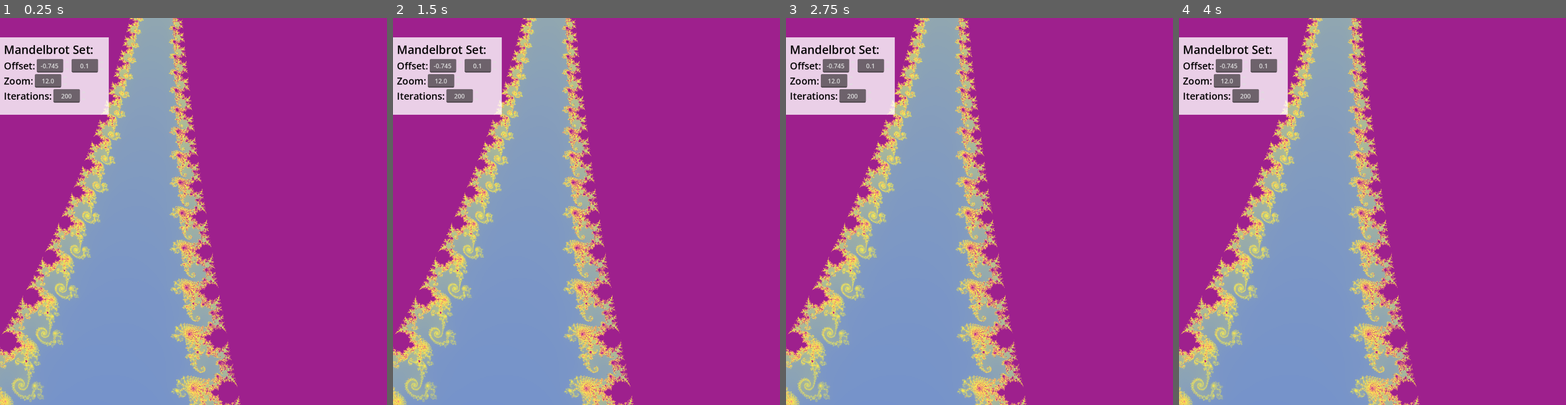
Above: before the commit, frames 1-4 (left to right).
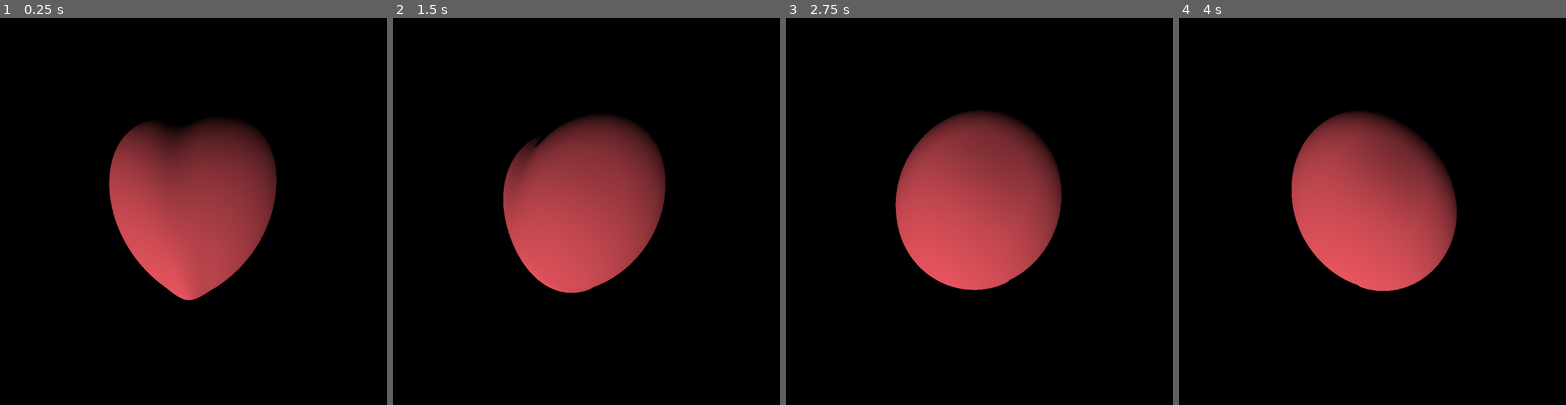
Above: after the commit, the same moments.

Repository: PhilippeZ-Dev/CreativeCoding
Game: Godot game, scene res://Scenes/fractals.tscn
Two runs of this game, one before a commit and one after it. Both use one fixed random seed, a clock stepped at 60 frames per second and the inputs below.
Inputs:
- Up to frame 1 (0.25 s): no input
- Up to frame 2 (1.5 s): no input
- Up to frame 3 (2.75 s): no input
- Up to frame 4 (4 s): no input

The runs differ from the first frame. In frame 1, 100% of the frame differs, in the area x 0-100%, y 0-100%; in frame 2, 100%; in frame 3, 100%; in frame 4, 100%.

Commit message:
shader refactor to use includes

Diff:
--- a/Materials/M_RayMarching.tres
+++ b/Materials/M_RayMarching.tres
@@ -1,26 +1,6 @@
 [gd_resource type="ShaderMaterial" format=3 uid="uid://bqs6bx71xenq5"]
 
 [ext_resource type="Shader" uid="uid://bkrogavnlrjy7" path="res://Shaders/RaymarchingTest.gdshader" id="1_gm6fj"]
-[ext_resource type="Gradient" uid="uid://bp070n6kcplfu" path="res://Ressources/Rainbow_Gradient.tres" id="2_dae33"]
-
-[sub_resource type="GradientTexture1D" id="GradientTexture1D_au54f"]
-gradient = ExtResource("2_dae33")
 
 [resource]
 shader = ExtResource("1_gm6fj")
-shader_parameter/_color = Color(0.9950066, 0, 0.25434855, 1)
-shader_parameter/_backgroundColor = Color(1, 0.8574127, 0.5972796, 1)
-shader_parameter/_gradient = SubResource("GradientTexture1D_au54f")
-shader_parameter/_cameraPosition = Vector3(0, 0, -4.5)
-shader_parameter/_cameraRotation = Vector3(0, 0, 0)
-shader_parameter/_lightStrength = 1.355
-shader_parameter/_lightPos = Vector3(2, 0, -3)
-shader_parameter/_lightColor = Color(1, 1, 1, 1)
-shader_parameter/_minShadowLevel = 0.70000003325
-shader_parameter/_shapeRotation = Vector3(0, 0, 0)
-shader_parameter/_shapeLerp = 1.0
-shader_parameter/_h_radius = 2.0
-shader_parameter/_h_expansion = 0.3
-shader_parameter/_h_Z_scale = 1.5
-shader_parameter/_h_compression = 1.0
-shader_parameter/_timeScale = 0.5
--- a/Scenes/fractals.tscn
+++ b/Scenes/fractals.tscn
@@ -45,6 +45,7 @@
 metadata/_edit_use_anchors_ = true
 
 [node name="Mandelbrot_rect" type="ColorRect" parent="Fractals" unique_id=1077240613]
+visible = false
 material = ExtResource("1_bup5k")
 layout_mode = 0
 offset_right = 1000.0
@@ -78,7 +79,6 @@
 metadata/_edit_use_anchors_ = true
 
 [node name="RayMarching" type="ColorRect" parent="Fractals" unique_id=1889117300]
-visible = false
 material = ExtResource("7_pkxfo")
 layout_mode = 0
 offset_right = 1000.0
@@ -86,6 +86,7 @@
 metadata/_edit_use_anchors_ = true
 
 [node name="Controls" type="Control" parent="." unique_id=1907847054]
+visible = false
 layout_mode = 3
 anchors_preset = 15
 anchor_right = 1.0
--- a/Shaders/RaymarchingTest.gdshader
+++ b/Shaders/RaymarchingTest.gdshader
@@ -5,6 +5,9 @@
 *********************************************************************/
 
 shader_type canvas_item;
+
+#include "ShaderIncludes/MathUtils.gdshaderinc"
+#include "ShaderIncludes/ShapeSDFs.gdshaderinc"
 
 group_uniforms Color;
 uniform vec3 _color : source_color = vec3(0.91, 0.333, 0.373);
@@ -37,60 +40,13 @@
 group_uniforms Animation;
 uniform float _timeScale = .5;
 
-mat2 Rotate(float angle)
-{
-	float s = sin(angle);
-	float c = cos(angle);
-	return mat2(vec2(c, -s), vec2(s,c));
-}
-
-vec3 ApplyCameraRotation(vec3 rayDir, vec3 rotation)
-{
-	vec3 rd = rayDir;
-	rd.xy *= Rotate(rotation.z);
-	rd.yz *= Rotate(rotation.x);
-	rd.xz *= Rotate(rotation.y);
-
-	return rd;
-}
 
 float MixShapes(float a, float b, float m)
 {
 	return mix(a, b, m);
 }
 
-// used to smoth the lighting
-float AlmostIdentity( float x, float m, float e ) // https://iquilezles.org/articles/functions/
-{
-	if(x>m) return x;
-	float a = 2.0*e - m;
-	float b = 2.0*m - 3.0*e;
-	float t = x/m;
-	return (a*t+b)*t*t + e;
-}
 
-// p: point in space | c: center of sphere | r: radius of sphere
-float sdSphere(vec3 p, vec3 c, float r)
-{
-	return length(p-c)-r;
-}
-
-float sdBox(vec3 p, vec3 b)
-{
-	vec3 q = abs(p) - b;
-	return length(max(q,0.0)) + min(max(q.x,max(q.y,q.z)),0.0);
-}
-
-float sdHeart(vec3 p, vec3 c, float r)
-{
-	float radius = r + _h_expansion * pow(0.5 + 0.5* sin(2.0 * PI * TIME + (p.y/25.0)),4.0);
-	vec3 point = p;
-	float x = abs(p.x);
-	x = AlmostIdentity(x, 0.5, 0.01);
-	point.z = p.z * _h_Z_scale;
-	point.y = _h_compression * point.y + abs(x) * sqrt((20.0 - abs(x))/35.0);
-	return length(point-c)-radius;
-}
 
 float MapScene(vec3 pos)
 {
@@ -102,7 +58,7 @@
 	pos.yz *= Rotate(shapeRotation.x);
 	pos.xy *= Rotate(shapeRotation.z);
 
-	float heart_0 = sdHeart(pos, vec3(0), _h_radius);
+	float heart_0 = sdHeart(pos, vec3(0), _h_radius, _h_expansion, _h_Z_scale);
 
 	//float displacement = cos(TIME )*.1 + sin(5.0*pos.x) * sin(5.0*pos.y) * sin(5.0*pos.z) * 0.25;
 
@@ -118,6 +74,8 @@
 	return _color;
 }
 
+
+// LIGHTING
 vec3 CalculateNormal(vec3 p)
 {
 	const vec3 smallStep = vec3(0.001, 0.0, 0.0);
@@ -135,6 +93,7 @@
 	vec3 directionToLight = normalize(pos - _lightPos);
 	return max(_minShadowLevel, dot(norm, directionToLight));
 }
+//////////////
 
 vec3 RayMarch(vec3 ro, vec3 rd)
 {
Not shown, added: Shaders/ShaderIncludes/MathUtils.gdshaderinc
Not shown, added: Shaders/ShaderIncludes/MathUtils.gdshaderinc.uid
Not shown, added: Shaders/ShaderIncludes/SDFLighting.gdshaderinc
Not shown, added: Shaders/ShaderIncludes/SDFLighting.gdshaderinc.uid
Not shown, added: Shaders/ShaderIncludes/ShapeSDFs.gdshaderinc
Not shown, added: Shaders/ShaderIncludes/ShapeSDFs.gdshaderinc.uid
